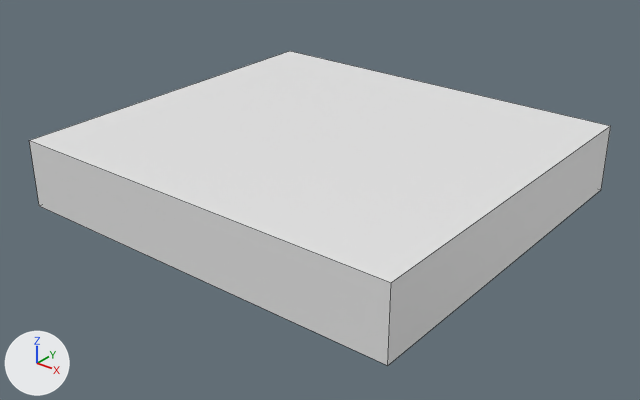
Before and after pictures for a commit that changed the Blender file Assets/Models/Blend/Buildings/Wood/ShortWall.blend.
The view is the same before and after, from a 50 mm lens placed at (0.934, -1.268, 1.013), pointed at (-0.486, 0.507, -0.087). Arrows for +X, +Y and +Z are at lower left; the lights stay in place. Mesh edges are drawn as thin lines.

The scene before the commit, as lines of its bpy script (objects in view):
```python
me_cube_001 = bpy.data.meshes.new('Cube.001')
me_cube_001.from_pydata(...)  # a box spanning x -1.1..0.1, y 0.0..1.1, z -0.1..0.1
ob_shortwall = bpy.data.objects.new('ShortWall', me_cube_001)
ob_shortwall.location = (0.0, 0.0, 0.0)
```
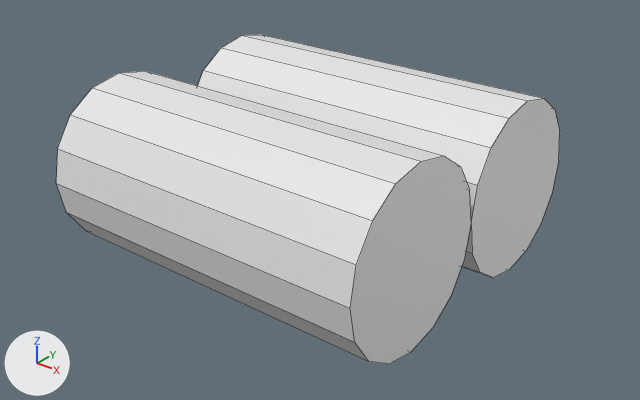
Pixel boxes (x1, y1, x2, y2) of what changed, in the pictures (640 x 400 px):
'ShortWall', reshaped (13% narrower)
    before: (29, 51, 611, 365)
    after: (56, 35, 560, 364)

The change, as a list of edits to the scene's bpy script:
```text
Change me_cube_001:
    used by ob_shortwall; location = (0.0, 0.0, 0.0)
    remove me_cube_001.from_pydata(...)  # 8 vertices, 6 faces; spans x -1.1..0.1, y 0.0..1.1, z -0.1..0.1
    add me_cube_001.from_pydata(...)  # 62 vertices, 36 faces; spans x -1.0..0.0, y 0.0..1.0, z -0.25..0.25
    me_cube_001 part 1: the whole mesh is rebuilt
```
